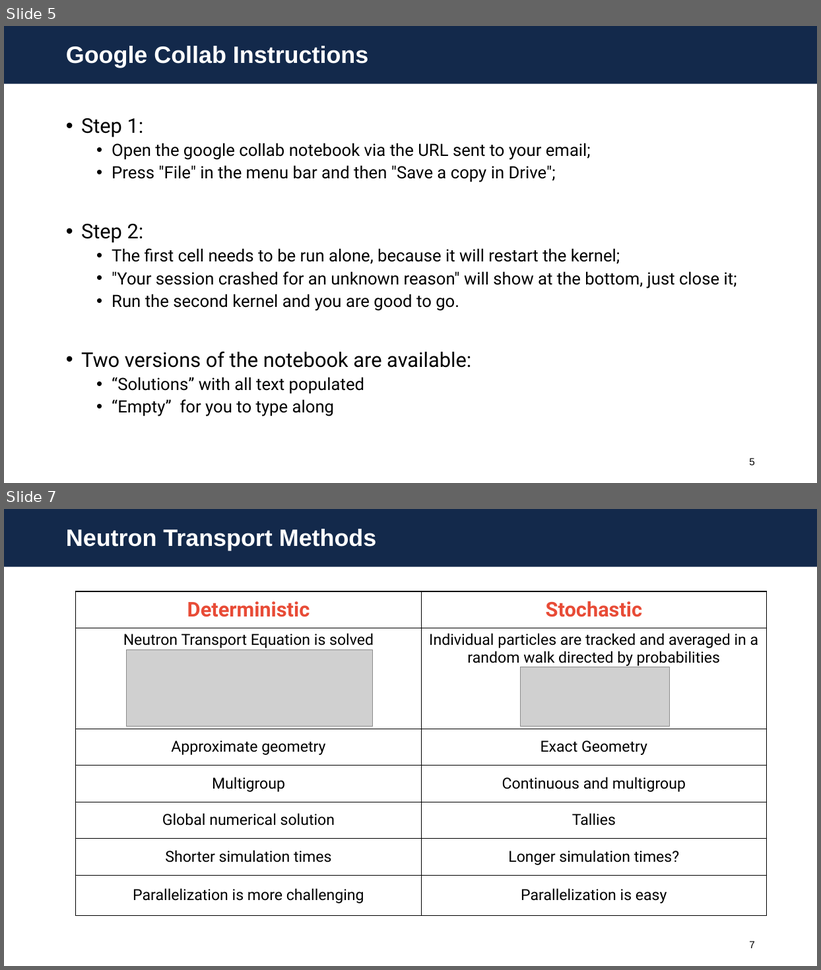
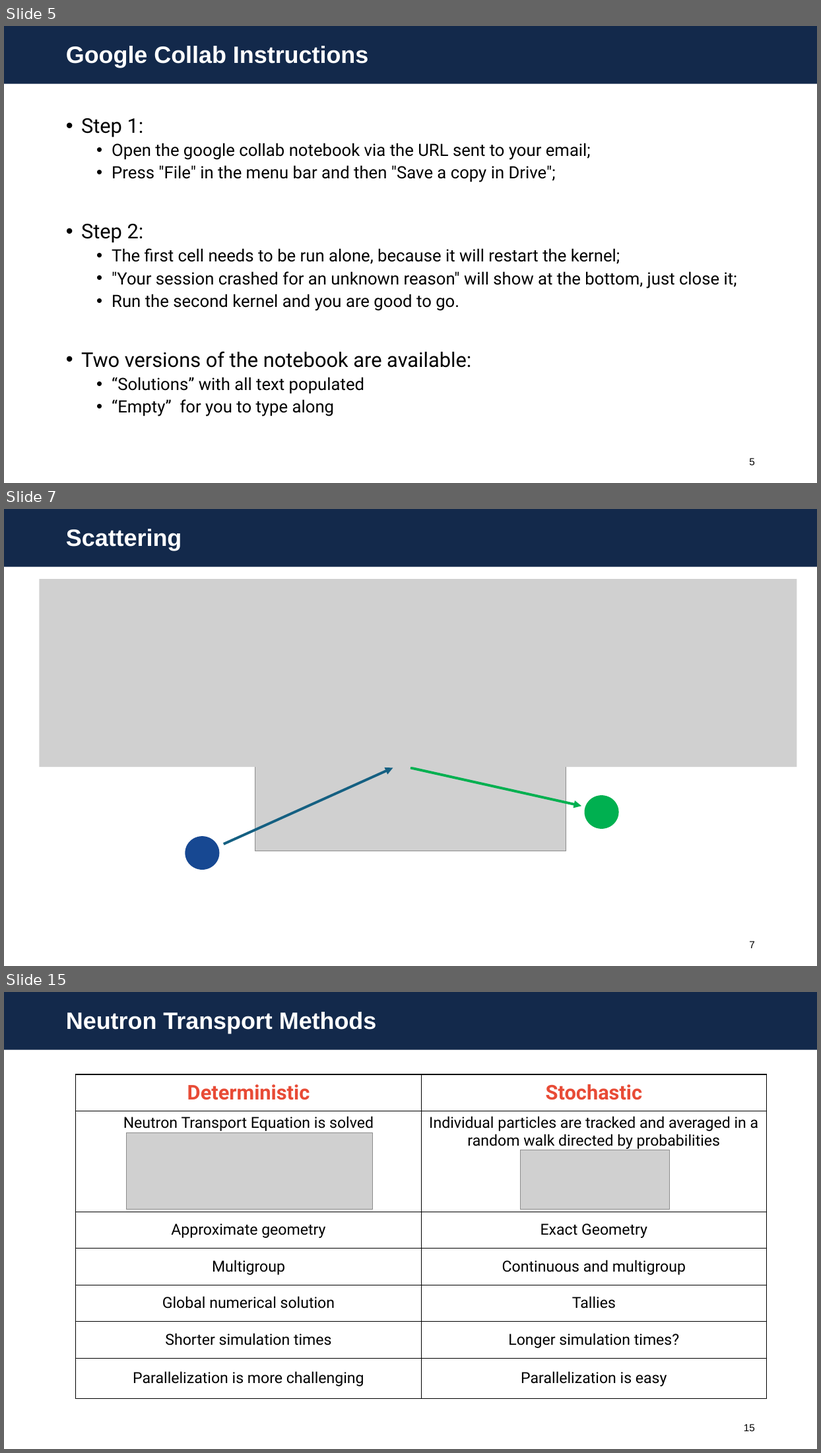
Before and after one commit to aprilnovak/openmc-education, a slide deck: intro/1-Theory.pptx. Shown one above the other, each under a label of ours: slides 5 and 7 before the commit, slides 5, 7 and 15 after it; the slides between them are not shown. The pictures are 821x970 and 821x1453 pixels, drawn with LibreOffice and Linux fonts; fonts in the diff are those of the drawing; grey boxes stand for pictures; background and template pictures are left out. Boxes give left, top, right and bottom in pixels: in the first picture for what was removed or moved away, otherwise in the second. Text is boxed around its words. In the diff, an @@ line names an element or a change of style, - is before the commit and + after.

```diff
--- a/intro/1-Theory.pptx
+++ b/intro/1-Theory.pptx
@@ slide 7 added at (4, 509, 817, 966), background #FFFFFF; not listed: 1 template element that a slide beside it also shows @@
@@ title added at (66, 529, 182, 551), 28 pt, text #FFFFFF, bold @@
+Scattering
@@ picture added at (40, 579, 797, 768) @@
@@ picture added at (255, 641, 566, 852) @@
@@ arrow added from (224, 844) to (393, 768), #156082 3 pt @@
@@ arrow added from (411, 768) to (582, 806), #00B050 3 pt @@
@@ ellipse added at (585, 795, 619, 829), fill #00B050 @@
@@ ellipse added at (185, 836, 219, 870), fill #174892 @@
@@ rectangle added at (44, 922, 145, 957), fill #FFFFFF @@
@@ page number added at (749, 941, 755, 949), 12 pt, text #000000 @@
+7
@@ what was slide 7 is now slide 15 @@
@@ page number at (744, 1424, 755, 1432): text changed @@
-7
+15
```
Also in this commit, not shown: 9 other slides added, 1 slide removed, 2 other files.
